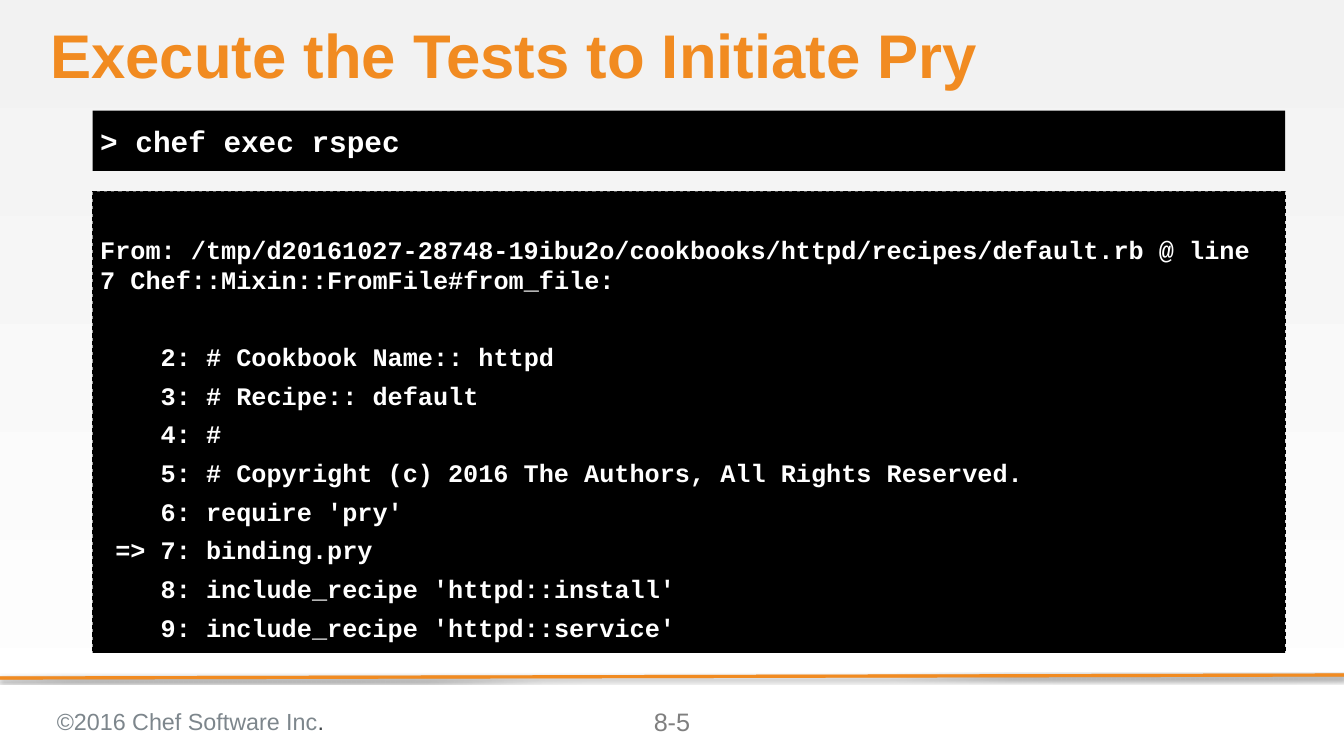
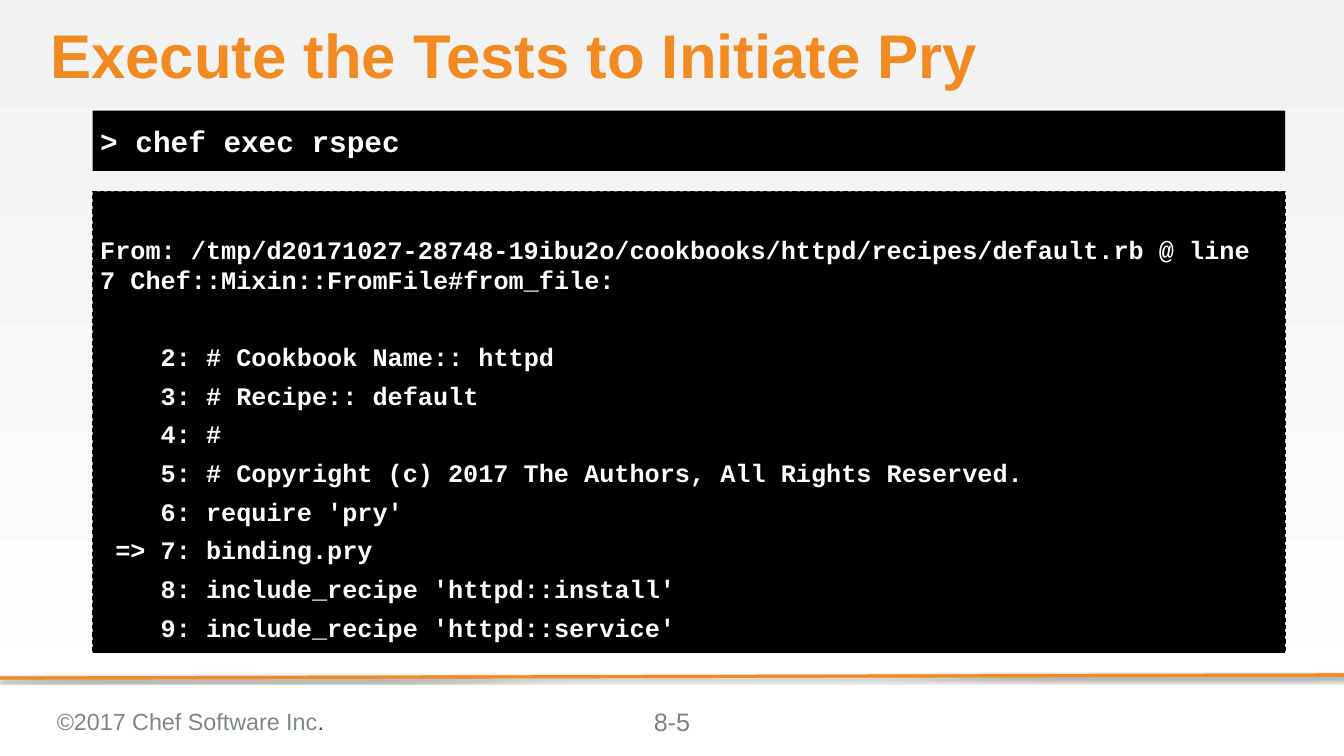
Before and after one commit to chef-training/test_driven_cookbook_development, a slide deck: slide 5 of 08-refactoring_for_multiple_platforms.pptx. Drawn at 1344x756 pixels with LibreOffice and Linux fonts; fonts in the diff are those of the drawing; background and template pictures are left out. Boxes give left, top, right and bottom in pixels: in the first picture for what was removed or moved away, otherwise in the second. Text is boxed around its words. In the diff, an @@ line names an element or a change of style, - is before the commit and + after.

```diff
--- a/08-refactoring_for_multiple_platforms.pptx
+++ b/08-refactoring_for_multiple_platforms.pptx
@@ text at (100,240,1250,292): text changed @@
-From: /tmp/d20161027-28748-19ibu2o/cookbooks/httpd/recipes/default.rb @ line 7 Chef::Mixin::FromFile#from_file:
+From: /tmp/d20171027-28748-19ibu2o/cookbooks/httpd/recipes/default.rb @ line 7 Chef::Mixin::FromFile#from_file:
@@ text at (161,464,1023,488): text changed @@
-5: # Copyright (c) 2016 The Authors, All Rights Reserved.
+5: # Copyright (c) 2017 The Authors, All Rights Reserved.
@@ text at (57,713,324,730): text changed @@
-©2016 Chef Software Inc.
+©2017 Chef Software Inc.
```
Also in this commit, not shown: 48 other slides changed, 15 other files.
